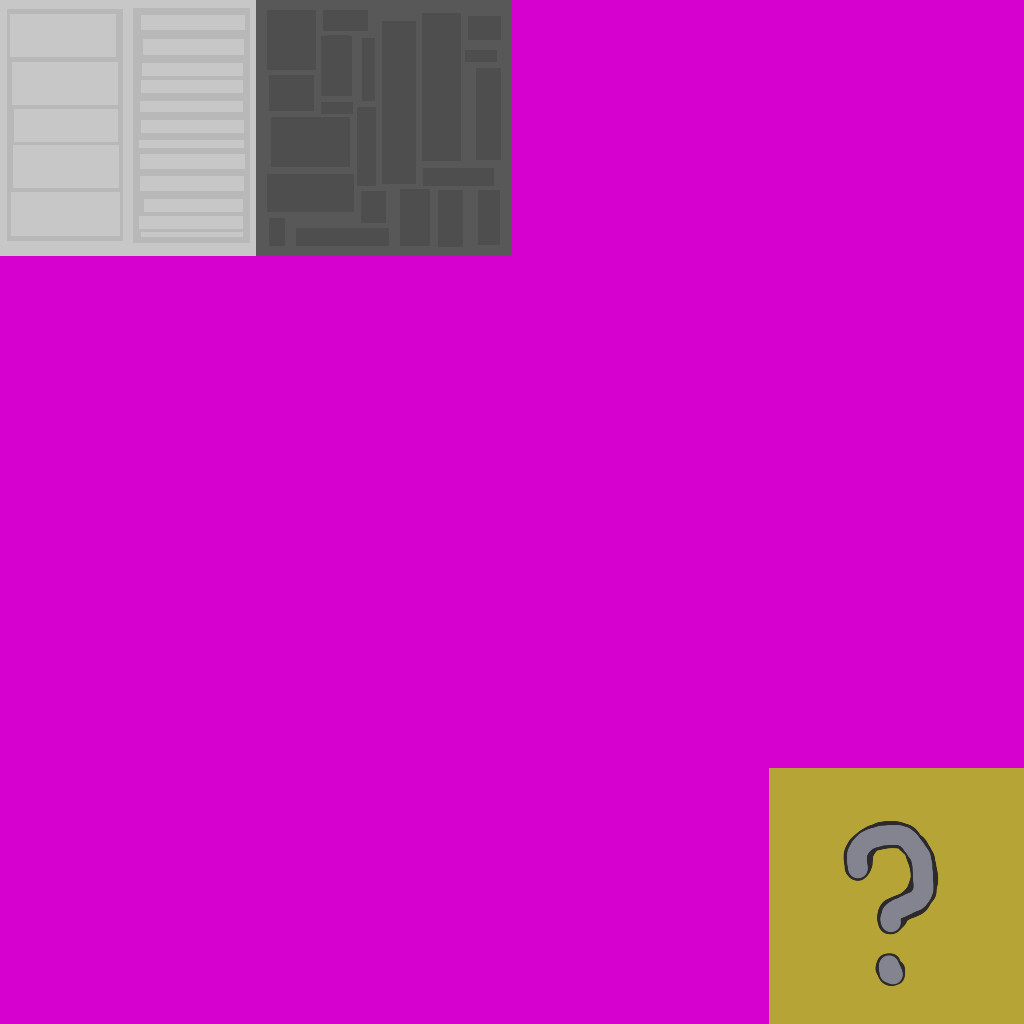
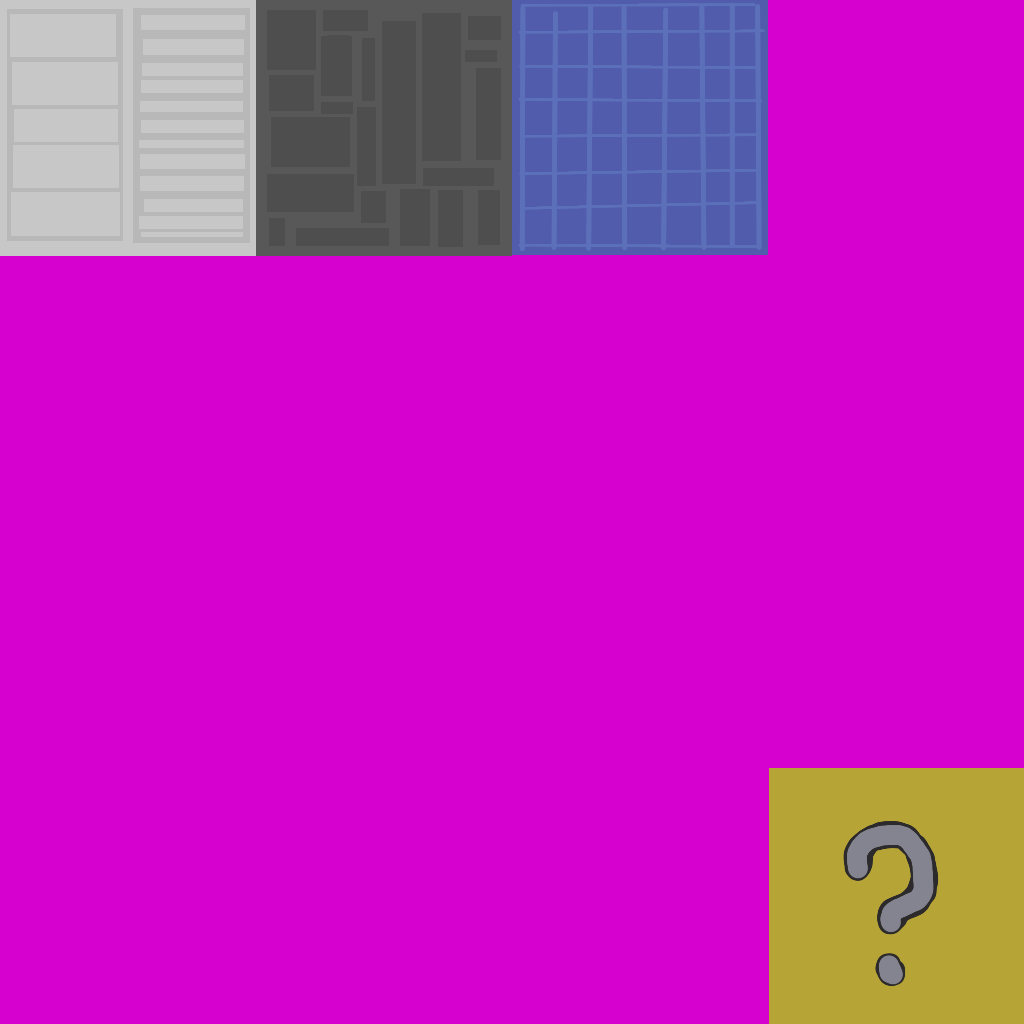
Layers edited between the first and the second 1024×1024 image:
painted on "Layer 3" over [512, 0, 768, 255]
